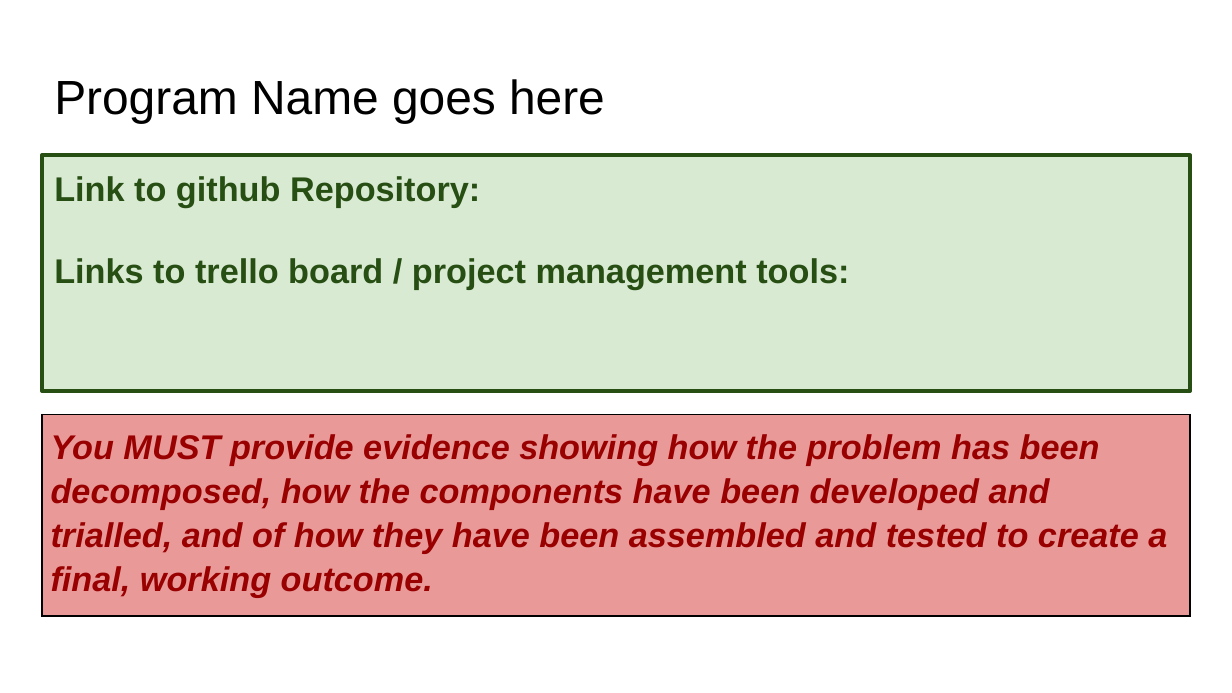
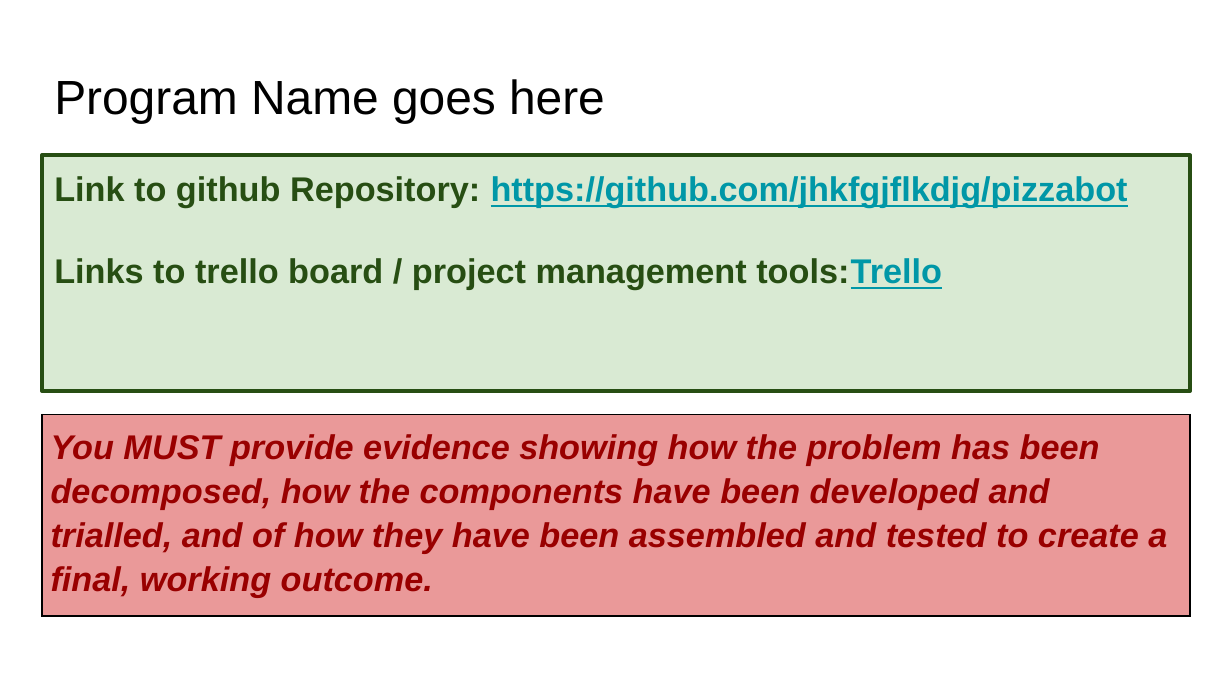
Before and after one commit to jhkfgjflkdjg/pizzabot, a slide deck: slide 1 of 022_91893+_+91897+Documentation.pptx. Drawn at 1232x693 pixels with LibreOffice and Linux fonts; fonts in the diff are those of the drawing. Boxes give left, top, right and bottom in pixels: in the first picture for what was removed or moved away, otherwise in the second. Text is boxed around its words. In the diff, an @@ line names an element or a change of style, - is before the commit and + after.

```diff
--- a/022_91893+_+91897+Documentation.pptx
+++ b/022_91893+_+91897+Documentation.pptx
@@ text at (54, 176, 1128, 290): text changed @@
-Link to github Repository:
-Links to trello board / project management tools:
+Link to github Repository: https://github.com/jhkfgjflkdjg/pizzabot
+Links to trello board / project management tools:Trello
```
Also in this commit, not shown: 1 other slide changed, 2 other files.
